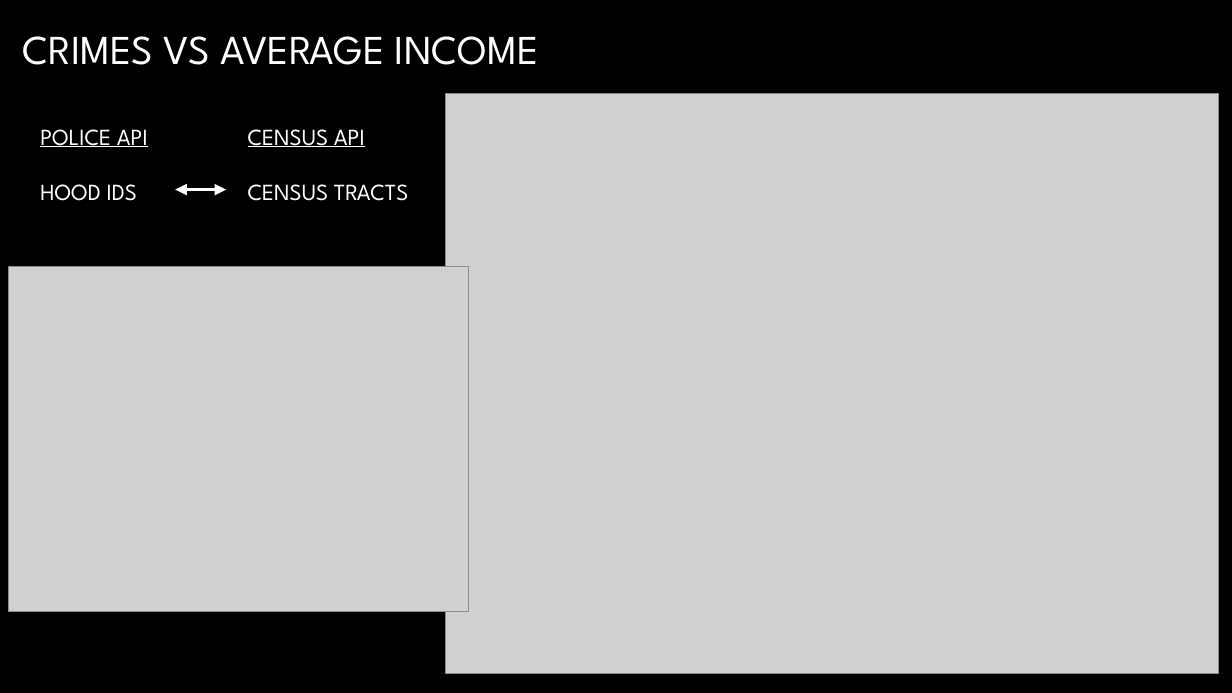
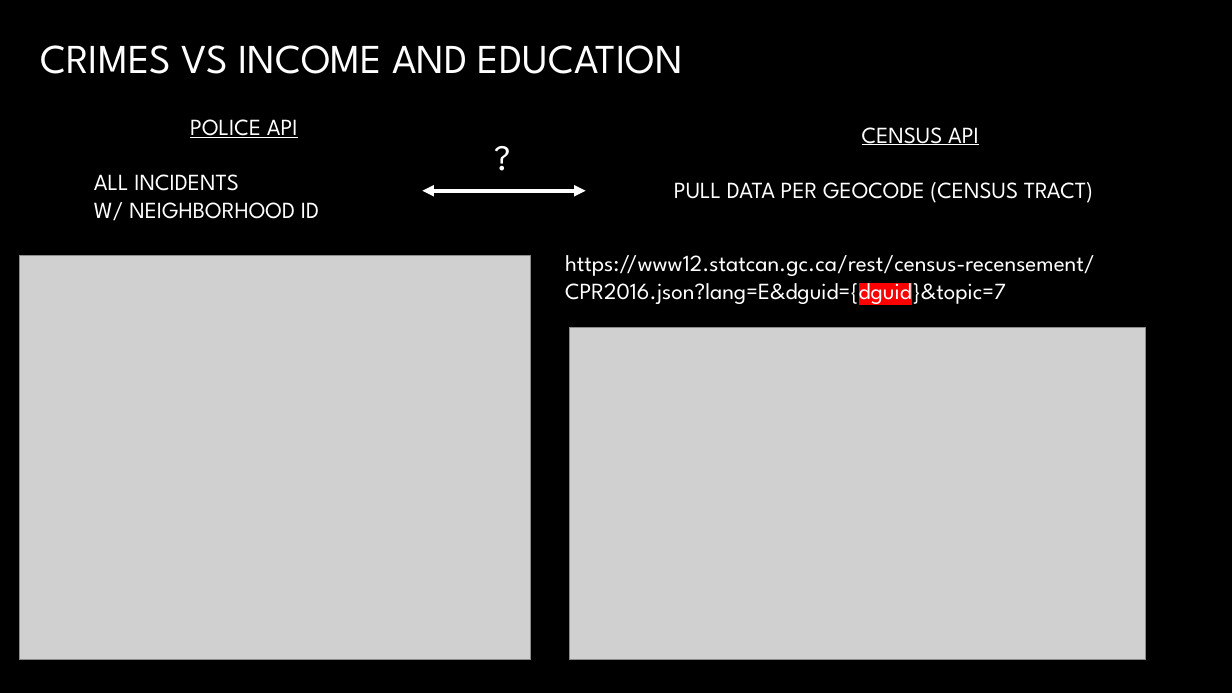
Before and after one commit to daliadahleh/toronto-crime-analysis, a slide deck: slide 7 of final/crimes-presentation.pptx. Drawn at 1232x693 pixels with LibreOffice and Linux fonts; fonts in the diff are those of the drawing; grey boxes stand for pictures; background and template pictures are left out. Boxes give left, top, right and bottom in pixels: in the first picture for what was removed or moved away, otherwise in the second. Text is boxed around its words. In the diff, an @@ line names an element or a change of style, - is before the commit and + after.

```diff
--- a/final/crimes-presentation.pptx
+++ b/final/crimes-presentation.pptx
@@ title at box(40, 45, 683, 74): text changed @@
-CRIMES VS AVERAGE INCOME
+CRIMES VS INCOME AND EDUCATION
@@ text "POLICE API": place and size @@
-text "POLICE API" at box(40, 129, 148, 201)
+text "POLICE API" at box(94, 119, 319, 221)
@@ text at box(190, 119, 298, 138): alignment left to centre @@
@@ picture removed at box(445, 93, 1218, 673) @@
@@ text "CENSUS API": place and size @@
-text "CENSUS API" at box(248, 129, 408, 201)
+text "CENSUS API" at box(674, 127, 1093, 203)
@@ text added at box(485, 129, 564, 182), 28 pt, text #FFFFFF @@
+?
@@ text at box(862, 127, 979, 145): alignment left to centre @@
@@ text at box(94, 174, 319, 221): text changed @@
-HOOD IDS
+ALL INCIDENTS
+W/ NEIGHBORHOOD ID
@@ double arrow moved from (176, 189) - (226, 189) to (422, 190) - (586, 190) @@
@@ text at box(674, 182, 1093, 203): text changed @@
-CENSUS TRACTS
+PULL DATA PER GEOCODE (CENSUS TRACT)
@@ picture: place and size @@
-picture at box(8, 267, 469, 613)
+picture at box(19, 255, 531, 660)
@@ text added at box(565, 255, 1095, 305), 18 pt, text #FFFFFF @@
+https://www12.statcan.gc.ca/rest/census-recensement/
+CPR2016.json?lang=E&dguid={dguid}&topic=7
@@ picture added at box(569, 328, 1146, 660) @@
```
Also in this commit, not shown: 1 other slide changed, 1 slide added, 3 slides removed, 3 other files.
